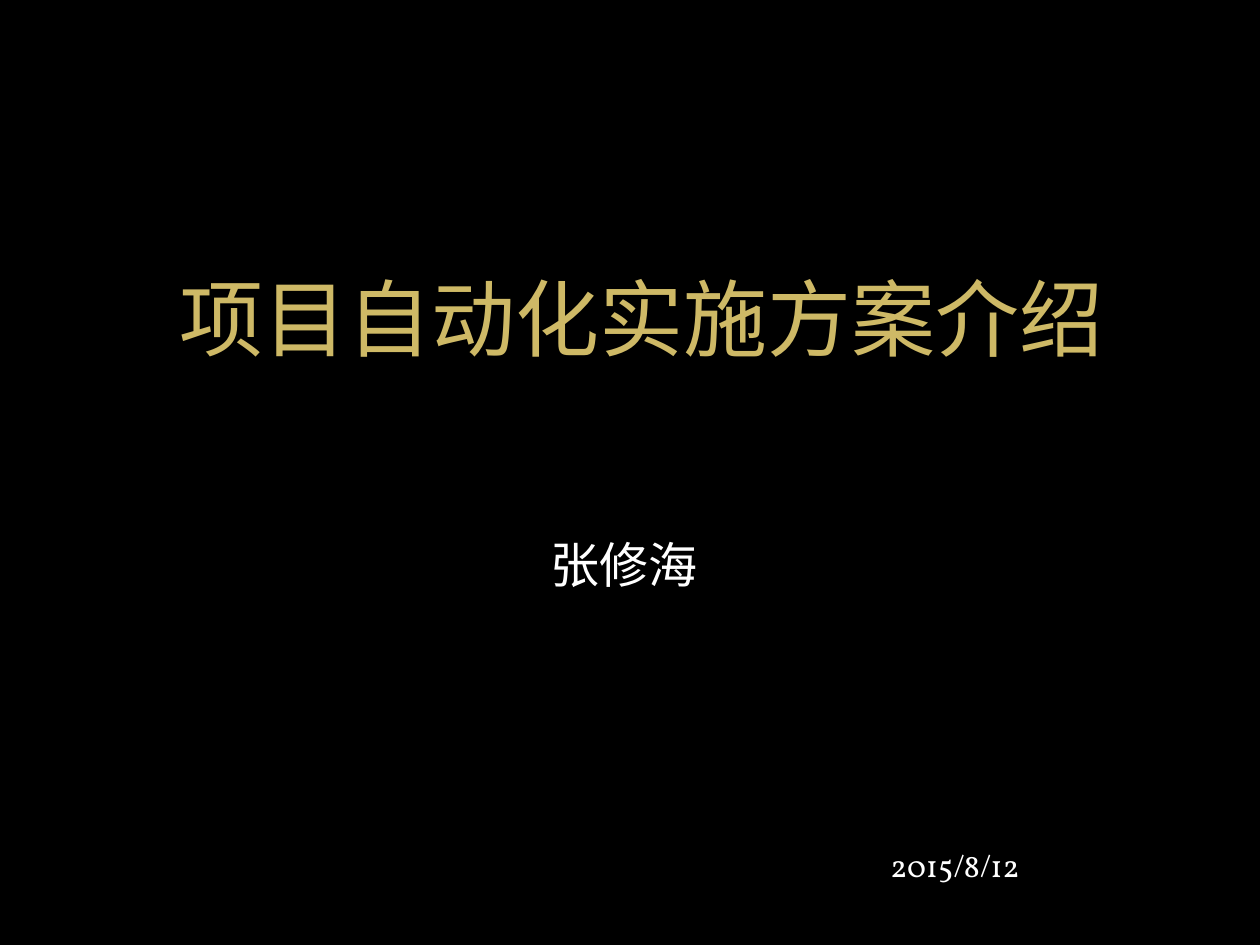
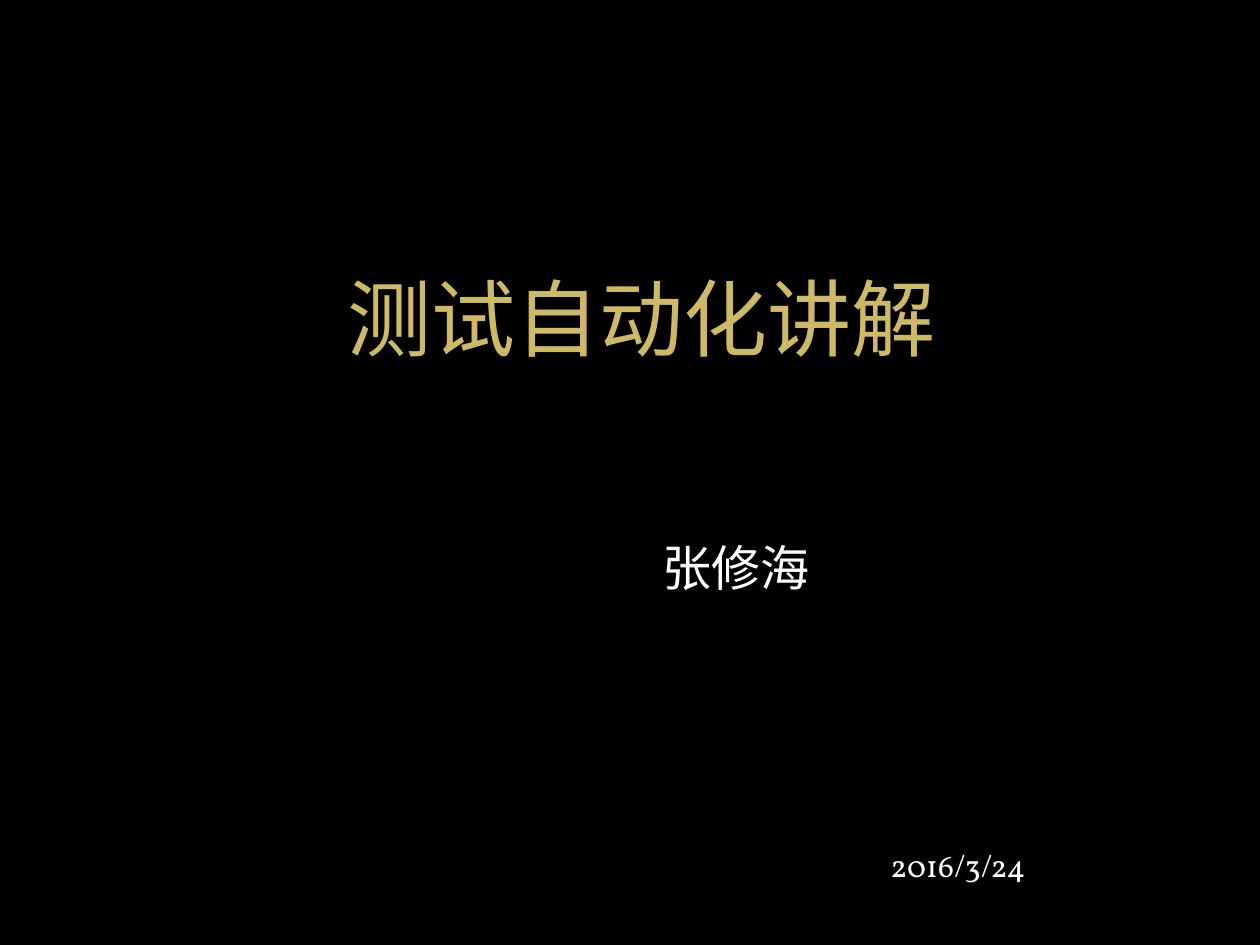
Before and after one commit to elvis2workspace/OPython, a slide deck: slide 1 of 自动化安装包/移动互联网事业部测试自动化实施方案介绍_张修海.pptx. Drawn at 1260x945 pixels with LibreOffice and Linux fonts; fonts in the diff are those of the drawing; background and template pictures are left out. Boxes give left, top, right and bottom in pixels: in the first picture for what was removed or moved away, otherwise in the second. Text is boxed around its words. In the diff, an @@ line names an element or a change of style, - is before the commit and + after.

Commit message:
更新最新的volte版本ecm对应的自动化脚本

```diff
--- a/自动化安装包/移动互联网事业部测试自动化实施方案介绍_张修海.pptx
+++ b/自动化安装包/移动互联网事业部测试自动化实施方案介绍_张修海.pptx
@@ title at box(347, 279, 935, 357): text changed @@
-项目自动化实施方案介绍
+测试自动化讲解
@@ text "张修海": place and size @@
-text "张修海" at box(551, 542, 698, 587)
+text "张修海" at box(662, 545, 809, 590)
@@ text "张修海" at box(662, 545, 809, 590): text colour #CCE8CF to #C7EDCC @@
@@ text at box(890, 854, 1025, 883): text changed; text colour #CCE8CF to #C7EDCC @@
-2015/8/12
+2016/3/24
```
Also in this commit, not shown: 13 other slides changed, 4 slides added, 6 other files.
